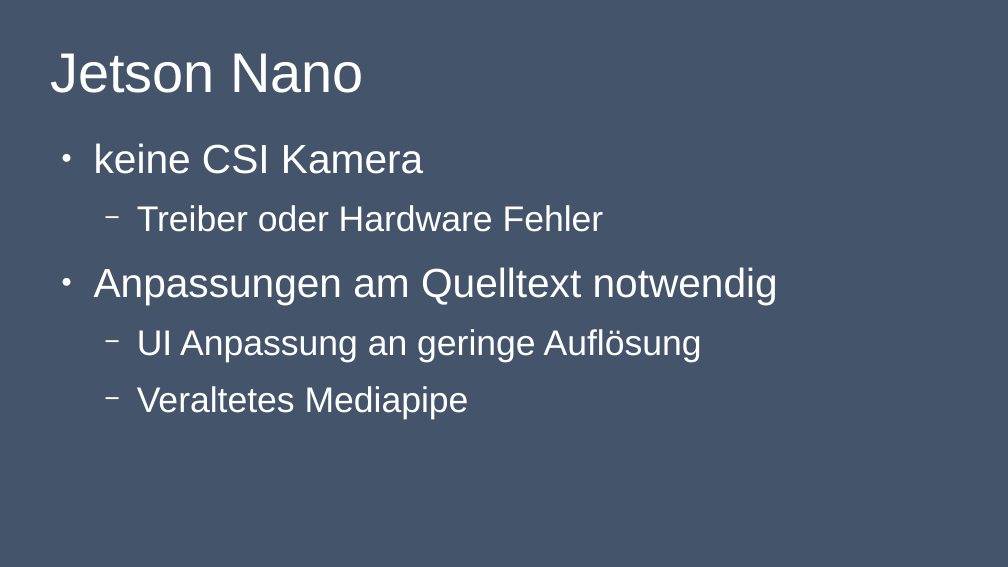
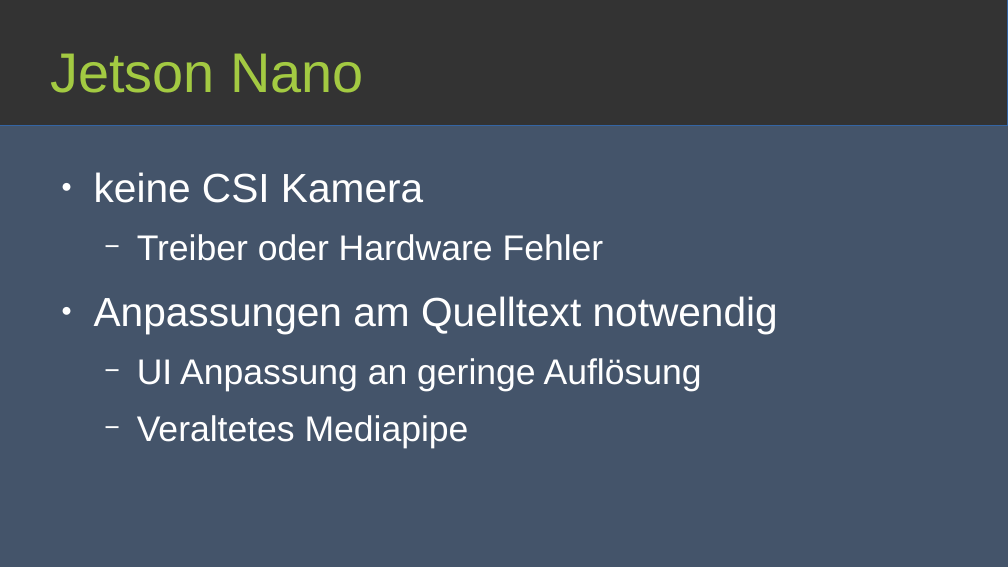
Before and after one commit to lukas-haupt/OpenCV-Whiteboard, a slide deck: slide 9 of Presentations/opencv-whiteboard-presentation_end.odp (slide 8 before the commit). Drawn at 1008x567 pixels with LibreOffice and Linux fonts; fonts in the diff are those of the drawing. Boxes give left, top, right and bottom in pixels: in the first picture for what was removed or moved away, otherwise in the second. Text is boxed around its words. In the diff, an @@ line names an element or a change of style, - is before the commit and + after.

Commit message:
Added slides for Jetson Nano, changed layout, minor changes to bullet points, typos

```diff
--- a/Presentations/opencv-whiteboard-presentation_end.odp
+++ b/Presentations/opencv-whiteboard-presentation_end.odp
@@ rectangle added at <box>0,0,1008,126</box>, fill #333333, outline #3465A4 0 pt @@
@@ title "Jetson Nano" at <box>50,53,364,93</box>: text colour #FFFFFF to #A3CA42 @@
@@ text "keine CSI Kamera": place and size @@
-text "keine CSI Kamera" at <box>94,143,778,419</box>
+text "keine CSI Kamera" at <box>94,172,778,448</box>
```
Also in this commit, not shown: 7 other slides changed, 5 slides added, 1 slide removed, 1 other file.
